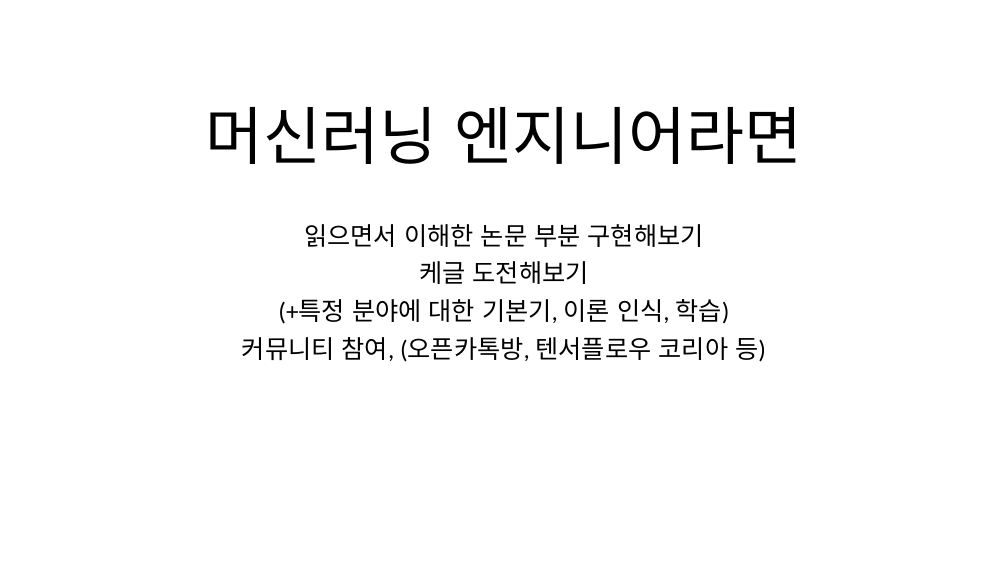
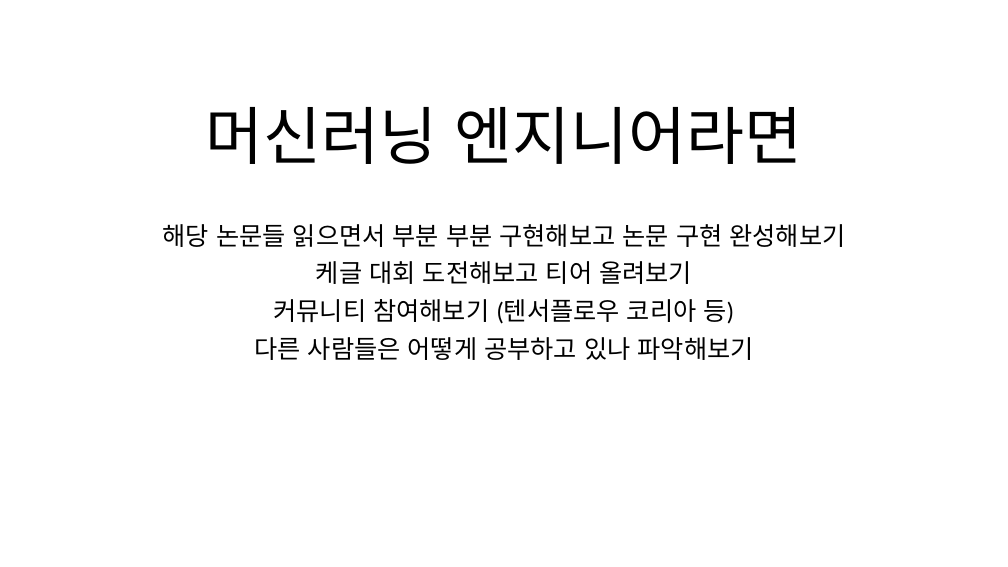
Before and after one commit to dharana77/metoringPython, a slide deck: slide 9 of 피피티_마무리.pptx (slide 10 before the commit). Drawn at 1008x567 pixels with LibreOffice and Linux fonts; fonts in the diff are those of the drawing. Boxes give left, top, right and bottom in pixels: in the first picture for what was removed or moved away, otherwise in the second. Text is boxed around its words. In the diff, an @@ line names an element or a change of style, - is before the commit and + after.

```diff
--- a/피피티_마무리.pptx
+++ b/피피티_마무리.pptx
@@ subtitle at [163, 224, 845, 360]: text changed @@
-읽으면서 이해한 논문 부분 구현해보기
-케글 도전해보기
-(+특정 분야에 대한 기본기, 이론 인식, 학습)
-커뮤니티 참여, (오픈카톡방, 텐서플로우 코리아 등)
+해당 논문들 읽으면서 부분 부분 구현해보고 논문 구현 완성해보기
+케글 대회 도전해보고 티어 올려보기
+커뮤니티 참여해보기 (텐서플로우 코리아 등)
+다른 사람들은 어떻게 공부하고 있나 파악해보기
```
Also in this commit, not shown: 19 other slides changed, 1 slide removed, 1 other file.
